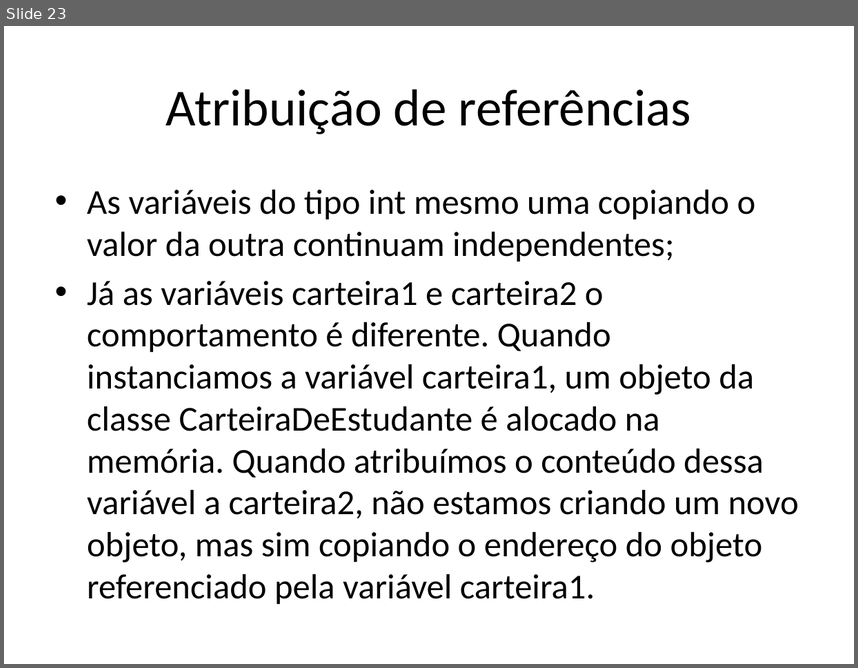
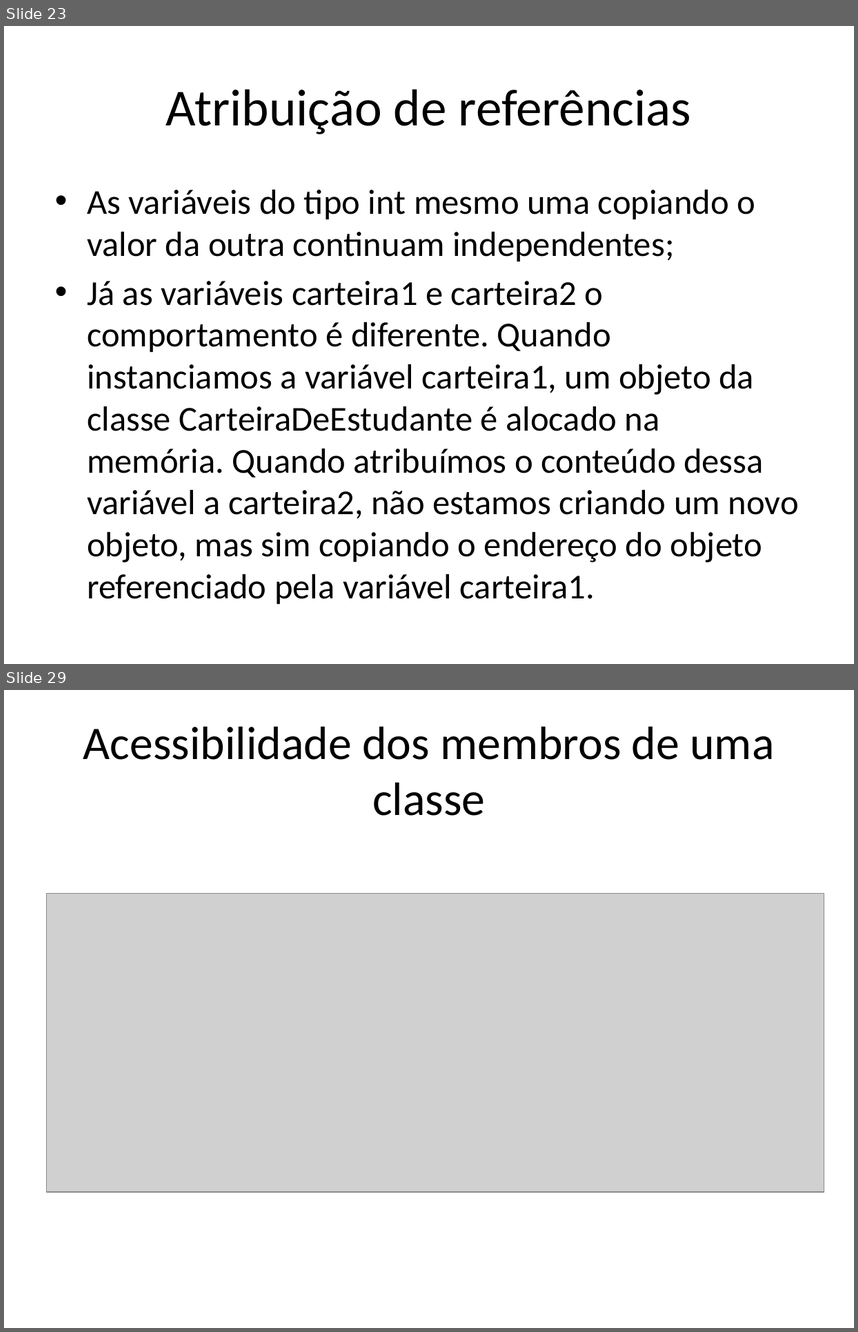
Before and after one commit to renanlessa/CursoJava, a slide deck: Documentos/Orientação a Objetos.pptx. Shown one above the other, each under a label of ours: slide 23 before the commit, slides 23 and 29 after it; the slides between them are not shown. The pictures are 858x668 and 858x1332 pixels, drawn with LibreOffice and Linux fonts; fonts in the diff are those of the drawing; grey boxes stand for pictures. Boxes give left, top, right and bottom in pixels: in the first picture for what was removed or moved away, otherwise in the second. Text is boxed around its words. In the diff, an @@ line names an element or a change of style, - is before the commit and + after.

```diff
--- a/Documentos/Orientação a Objetos.pptx
+++ b/Documentos/Orientação a Objetos.pptx
@@ slide 29 added at [4, 690, 854, 1328], background #FFFFFF @@
@@ title added at [83, 727, 774, 816], 39.6 pt, text #000000 @@
+Acessibilidade dos membros de uma classe
@@ picture added at [47, 893, 824, 1192] @@
```
Also in this commit, not shown: 12 other slides added, 5 other files.
